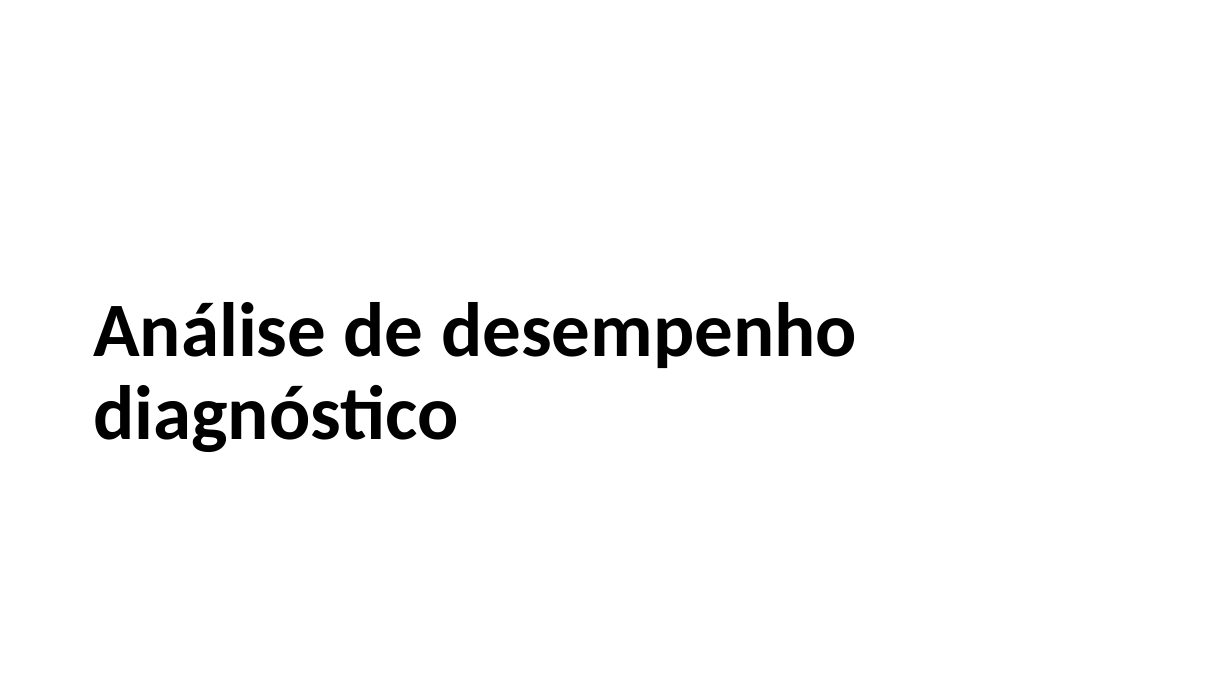
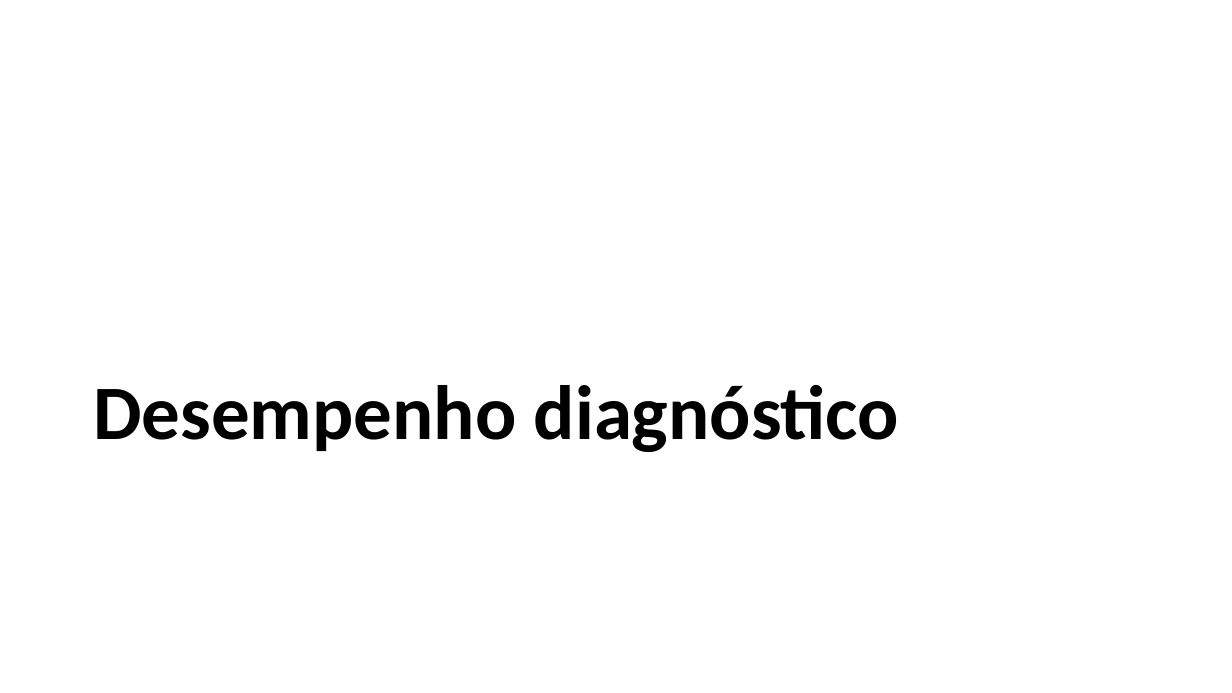
Before and after one commit to FerreiraAS/Ciencia-com-R, a slide deck: slide 60 of Ciência-com-R.pptx. Drawn at 1232x693 pixels with LibreOffice and Linux fonts; fonts in the diff are those of the drawing. Boxes give left, top, right and bottom in pixels: in the first picture for what was removed or moved away, otherwise in the second. Text is boxed around its words. In the diff, an @@ line names an element or a change of style, - is before the commit and + after.

```diff
--- a/Ciência-com-R.pptx
+++ b/Ciência-com-R.pptx
@@ title at box(93, 385, 899, 452): text changed @@
-Análise de desempenho diagnóstico
+Desempenho diagnóstico
```
Also in this commit, not shown: 4 other slides changed, 46 other files.
